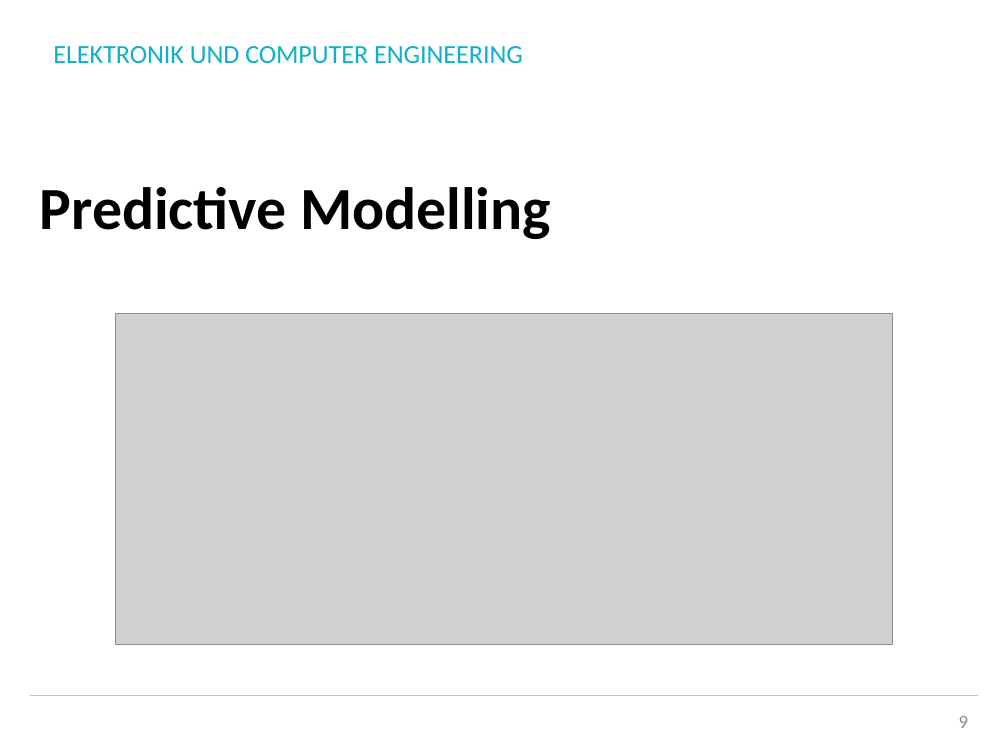
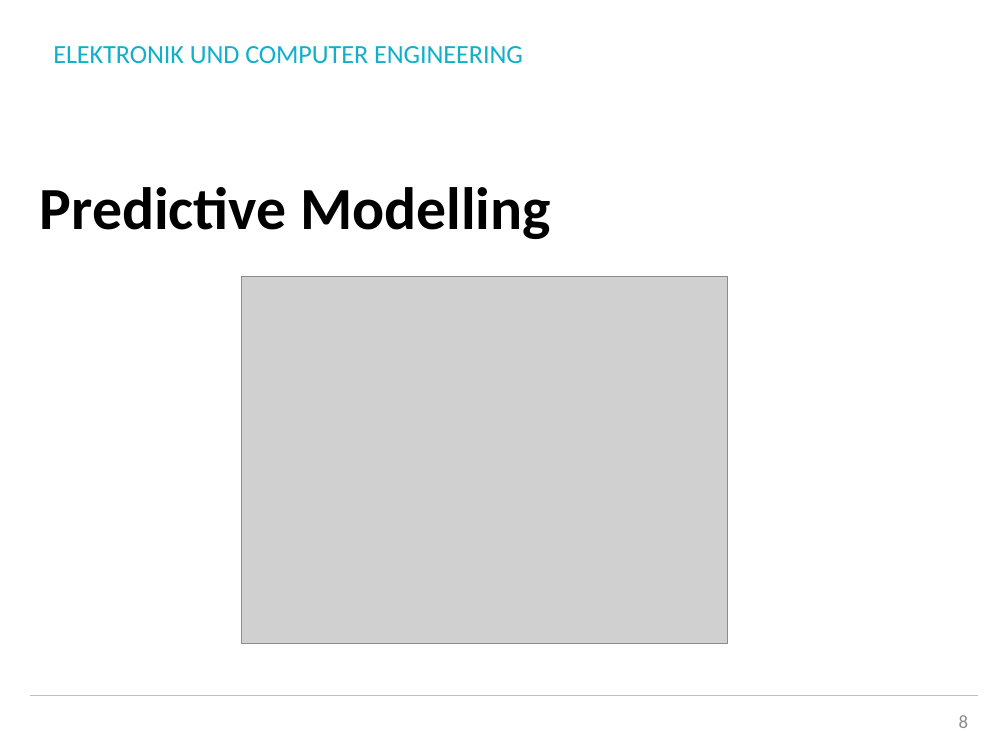
Before and after one commit to Bratlfettn/SmartToilet, a slide deck: slide 8 of Presentation/Smart_Toilet.pptx (slide 9 before the commit). Drawn at 1008x756 pixels with LibreOffice and Linux fonts; fonts in the diff are those of the drawing; grey boxes stand for pictures; background and template pictures are left out. Boxes give left, top, right and bottom in pixels: in the first picture for what was removed or moved away, otherwise in the second. Text is boxed around its words. In the diff, an @@ line names an element or a change of style, - is before the commit and + after.

```diff
--- a/Presentation/Smart_Toilet.pptx
+++ b/Presentation/Smart_Toilet.pptx
@@ picture: place and size @@
-picture at bbox=[115, 313, 892, 644]
+picture at bbox=[242, 277, 728, 644]
@@ page number at bbox=[959, 715, 968, 728]: text changed @@
-9
+8
```
Also in this commit, not shown: 4 other slides changed, 4 slides added, 1 slide removed, 1 other file.
